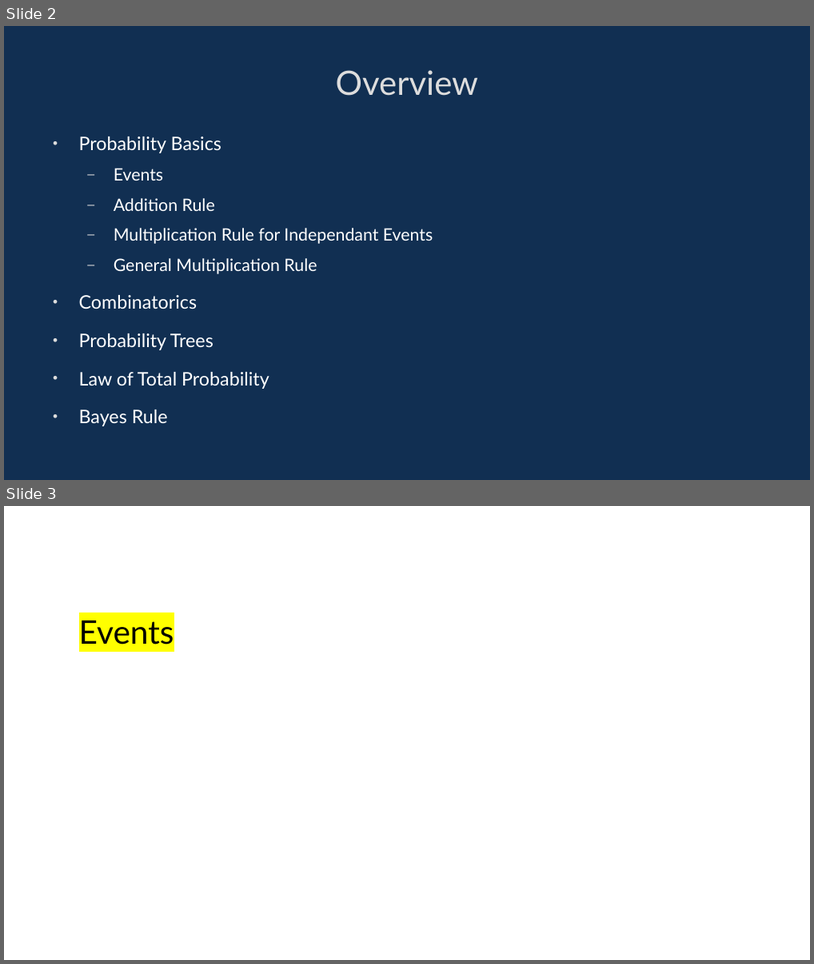
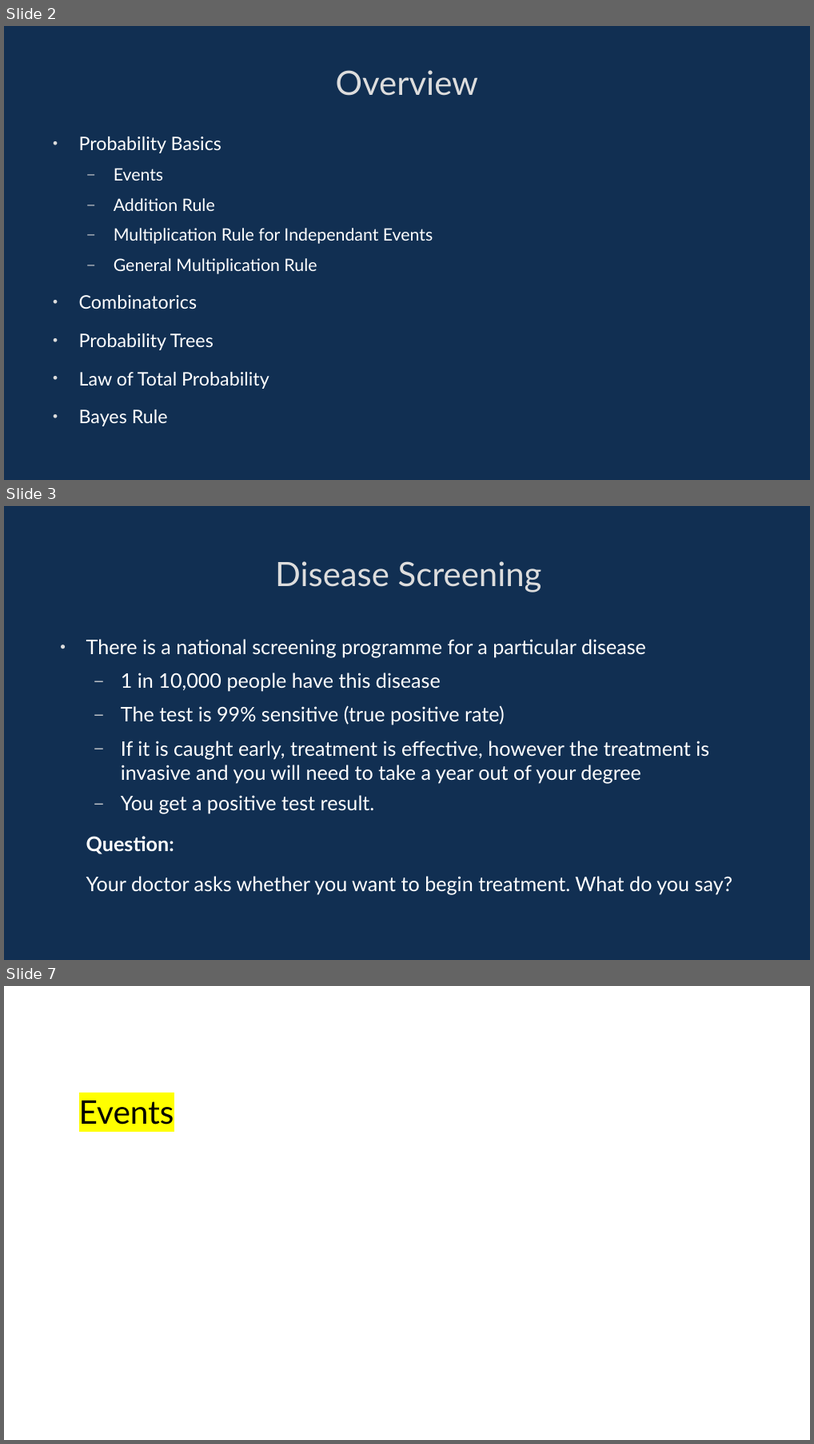
Before and after one commit to davidgundry/maths22-23, a slide deck: slides/maths-10-probability.odp. Shown one above the other, each under a label of ours: slides 2 and 3 before the commit, slides 2, 3 and 7 after it; the slides between them are not shown. The pictures are 814x964 and 814x1444 pixels, drawn with LibreOffice and Linux fonts; fonts in the diff are those of the drawing; background and template pictures are left out. Boxes give left, top, right and bottom in pixels: in the first picture for what was removed or moved away, otherwise in the second. Text is boxed around its words. In the diff, an @@ line names an element or a change of style, - is before the commit and + after.

```diff
--- a/slides/maths-10-probability.odp
+++ b/slides/maths-10-probability.odp
@@ slide 3 added at box(4, 506, 810, 960), background #FFFFFF; not listed: 1 template element that a slide beside it also shows @@
@@ title added at box(275, 561, 542, 592), 33 pt, text #DDDDDD @@
+Disease Screening
@@ text added at box(86, 639, 733, 894), 19.8 pt, text #FFFFFF @@
+• There is a national screening programme for a particular disease
+  – 1 in 10,000 people have this disease
+  – The test is 99% sensitive (true positive rate)
+  – If it is caught early, treatment is effective, however the treatment is invasive and you will need to take a year out of your degree
+  – You get a positive test result.
+Question:
+Your doctor asks whether you want to begin treatment. What do you say?
@@ what was slide 3 is now slide 7 @@
```
Also in this commit, not shown: 6 slides changed, 4 other slides added, 19 other files.
